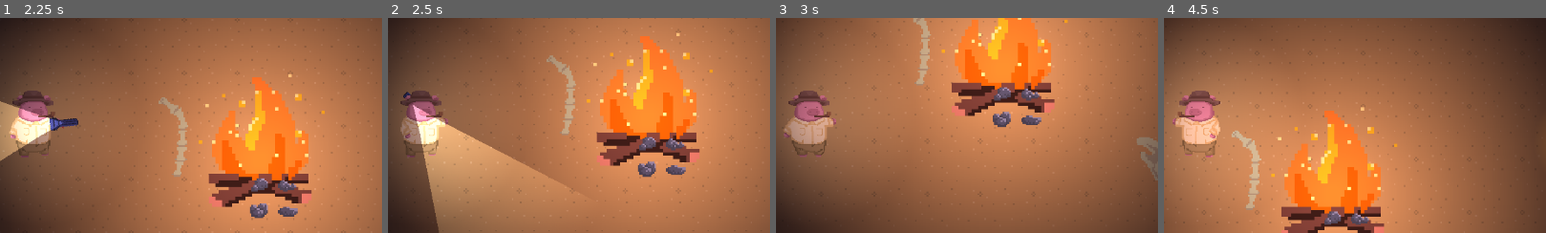
Above: before the commit, frames 1-4 (left to right).
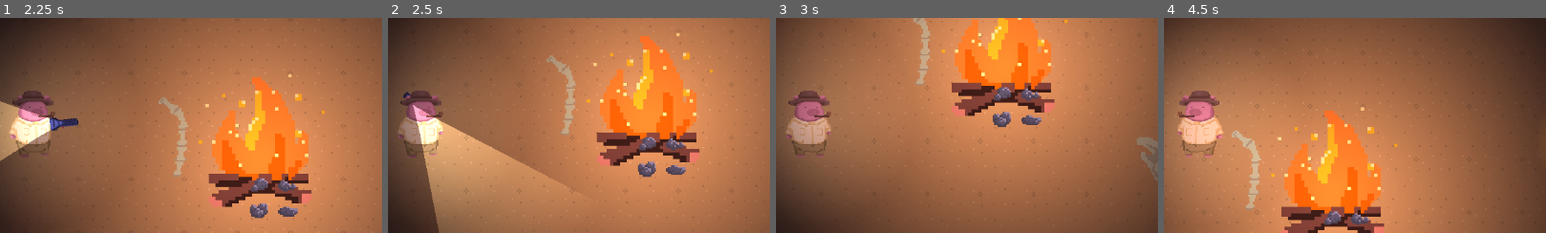
Above: after the commit, the same moments.

Repository: JasonLee4/MaizeRunnerGame
Game: Godot game, scene res://scenes/menus/main_menu.tscn
Same seed, same stepped clock (60 frames per second), same inputs: the game is played once before the commit and once after it. Sound files missing from this copy of the repository are replaced by a short silence.
Inputs (mouse positions are % of the whole screen's width and height, from its top left):
- Up to frame 1 (2.25 s): click (50, 52) at 0.5 s; tap Enter at 1.25 s; move the mouse to (72, 45) at 1.27 s; hold D (right) 1.28-2.03 s; hold Right mouse button (secondary_action) 1.28-2.03 s; tap Space (dash) at 2 s; move the mouse to (30, 55) at 2.02 s; hold S (down) from 2.03 s (still down); tap F (advance_dialogue) at 2.1 s
- Up to frame 2 (2.5 s): keep holding S (down); right-click (30, 55) at 2.3 s
- Up to frame 3 (3 s): tap F (advance_dialogue) at 2.75 s; move the mouse to (60, 28) at 2.77 s; release S (down) at 2.78 s; hold D (right) from 2.78 s (still down); hold Right mouse button (secondary_action) from 2.78 s (still down); tap Space (dash) at 2.85 s
- Up to frame 4 (4.5 s): tap F (advance_dialogue) at 3.5, 4.25 s; move the mouse to (45, 70) at 3.52 s; release D (right) at 3.53 s; release Right mouse button (secondary_action) at 3.53 s; hold W (up) 3.53-4.28 s; click (45, 70) at 3.6 s; right-click (45, 70) at 3.8 s; move the mouse to (80, 65) at 4.27 s; hold A (left) from 4.28 s (still down); hold Mouse wheel down (scroll_down) from 4.28 s (still down)
The pictures show only the part of the screen within x 46-96%, y 26-76%; the shares and areas given below are measured in that part.

Frame 1 is identical in both runs. In frame 2, 0.3% of the frame differs, in the area x 2-16%, y 46-65%; in frame 3, 0.2%; in frame 4, 0.4%, in the area x 2-16%, y 35-65%.

Commit message:
fix light occluder staying on for flashlight when not equipped

Diff:
--- a/scenes/characters/Pig.gd
+++ b/scenes/characters/Pig.gd
@@ -75,6 +75,7 @@
 			$Sprite2D.visible = true
 			$Roll.visible = false
 			if flashlight_equipped or torch_equipped:
+
 				$AnimationPlayer.play("pigwalk_equip")
 			else:
 				$AnimationPlayer.play("pigwalk")
@@ -252,11 +253,14 @@
 				update_trajectory(temp_speed)
 			hold_time += delta
 		elif Input.is_action_just_released("secondary_action"):
+
+			flashlight.equipped = false
+
 			traj_line.hide()
 			traj_line.clear_points()
 			Globals.inv.remove_item(current_tool.item, 1)
 			#var temp_apple = load("res://scenes/items/apple.tscn").instantiate()
-
+			flashlight_equipped = false
 			hold_time = 0.0
 
 			flashlight_instance.global_position = $Marker2D2.global_position
--- a/scenes/characters/pig.tscn
+++ b/scenes/characters/pig.tscn
@@ -99,93 +99,6 @@
 "values": [0]
 }
 
-[sub_resource type="Animation" id="Animation_87a35"]
-resource_name = "pigroll"
-length = 0.4
-tracks/0/type = "value"
-tracks/0/imported = false
-tracks/0/enabled = true
-tracks/0/path = NodePath("Roll:frame")
-tracks/0/interp = 1
-tracks/0/loop_wrap = true
-tracks/0/keys = {
-"times": PackedFloat32Array(0, 0.1, 0.2, 0.3, 0.4, 0.8),
-"transitions": PackedFloat32Array(1, 1, 1, 1, 1, 1),
-"update": 1,
-"values": [8, 8, 9, 8, 9, 0]
-}
-
-[sub_resource type="Animation" id="Animation_utpj3"]
-resource_name = "pigwalk"
-length = 0.8
-loop_mode = 1
-step = 0.2
-tracks/0/type = "value"
-tracks/0/imported = false
-tracks/0/enabled = true
-tracks/0/path = NodePath("Sprite2D:frame")
-tracks/0/interp = 1
-tracks/0/loop_wrap = true
-tracks/0/keys = {
-"times": PackedFloat32Array(0, 0.2, 0.4, 0.6, 0.8),
-"transitions": PackedFloat32Array(1, 1, 1, 1, 1),
-"update": 1,
-"values": [3, 4, 5, 6, 7]
-}
-
-[sub_resource type="Animation" id="Animation_yvqkv"]
-resource_name = "pigwalk_equip"
-loop_mode = 1
-step = 0.2
-tracks/0/type = "value"
-tracks/0/imported = false
-tracks/0/enabled = true
-tracks/0/path = NodePath("Sprite2D:frame")
-tracks/0/interp = 1
-tracks/0/loop_wrap = true
-tracks/0/keys = {
-"times": PackedFloat32Array(0, 0.2, 0.4, 0.6, 0.8, 1),
-"transitions": PackedFloat32Array(1, 1, 1, 1, 1, 1),
-"update": 1,
-"values": [9, 10, 11, 12, 13, 14]
-}
-tracks/1/type = "value"
-tracks/1/imported = false
-tracks/1/enabled = true
-tracks/1/path = NodePath("Torch:position")
-tracks/1/interp = 1
-tracks/1/loop_wrap = true
-tracks/1/keys = {
-"times": PackedFloat32Array(0),
-"transitions": PackedFloat32Array(1),
-"update": 0,
-"values": [Vector2(16, -6)]
-}
-tracks/2/type = "value"
-tracks/2/imported = false
-tracks/2/enabled = true
-tracks/2/path = NodePath("Torch:rotation")
-tracks/2/interp = 1
-tracks/2/loop_wrap = true
-tracks/2/keys = {
-"times": PackedFloat32Array(0),
-"transitions": PackedFloat32Array(1),
-"update": 0,
-"values": [0.00868974]
-}
-tracks/3/type = "value"
-tracks/3/imported = false
-tracks/3/enabled = true
-tracks/3/path = NodePath("Flashlight:position")
-tracks/3/interp = 1
-tracks/3/loop_wrap = true
-tracks/3/keys = {
-"times": PackedFloat32Array(0),
-"transitions": PackedFloat32Array(1),
-"update": 0,
-"values": [Vector2(16, 1)]
-}
-
 [sub_resource type="Animation" id="Animation_ykrt1"]
 resource_name = "pigidle"
 length = 1.5
@@ -250,6 +163,93 @@
 "transitions": PackedFloat32Array(1),
 "update": 0,
 "values": [Vector2(-13, 10)]
+}
+
+[sub_resource type="Animation" id="Animation_87a35"]
+resource_name = "pigroll"
+length = 0.4
+tracks/0/type = "value"
+tracks/0/imported = false
+tracks/0/enabled = true
+tracks/0/path = NodePath("Roll:frame")
+tracks/0/interp = 1
+tracks/0/loop_wrap = true
+tracks/0/keys = {
+"times": PackedFloat32Array(0, 0.1, 0.2, 0.3, 0.4, 0.8),
+"transitions": PackedFloat32Array(1, 1, 1, 1, 1, 1),
+"update": 1,
+"values": [8, 8, 9, 8, 9, 0]
+}
+
+[sub_resource type="Animation" id="Animation_utpj3"]
+resource_name = "pigwalk"
+length = 0.8
+loop_mode = 1
+step = 0.2
+tracks/0/type = "value"
+tracks/0/imported = false
+tracks/0/enabled = true
+tracks/0/path = NodePath("Sprite2D:frame")
+tracks/0/interp = 1
+tracks/0/loop_wrap = true
+tracks/0/keys = {
+"times": PackedFloat32Array(0, 0.2, 0.4, 0.6, 0.8),
+"transitions": PackedFloat32Array(1, 1, 1, 1, 1),
+"update": 1,
+"values": [3, 4, 5, 6, 7]
+}
+
+[sub_resource type="Animation" id="Animation_yvqkv"]
+resource_name = "pigwalk_equip"
+loop_mode = 1
+step = 0.2
+tracks/0/type = "value"
+tracks/0/imported = false
+tracks/0/enabled = true
+tracks/0/path = NodePath("Sprite2D:frame")
+tracks/0/interp = 1
+tracks/0/loop_wrap = true
+tracks/0/keys = {
+"times": PackedFloat32Array(0, 0.2, 0.4, 0.6, 0.8, 1),
+"transitions": PackedFloat32Array(1, 1, 1, 1, 1, 1),
+"update": 1,
+"values": [9, 10, 11, 12, 13, 14]
+}
+tracks/1/type = "value"
+tracks/1/imported = false
+tracks/1/enabled = true
+tracks/1/path = NodePath("Torch:position")
+tracks/1/interp = 1
+tracks/1/loop_wrap = true
+tracks/1/keys = {
+"times": PackedFloat32Array(0),
+"transitions": PackedFloat32Array(1),
+"update": 0,
+"values": [Vector2(16, -6)]
+}
+tracks/2/type = "value"
+tracks/2/imported = false
+tracks/2/enabled = true
+tracks/2/path = NodePath("Torch:rotation")
+tracks/2/interp = 1
+tracks/2/loop_wrap = true
+tracks/2/keys = {
+"times": PackedFloat32Array(0),
+"transitions": PackedFloat32Array(1),
+"update": 0,
+"values": [0.00868974]
+}
+tracks/3/type = "value"
+tracks/3/imported = false
+tracks/3/enabled = true
+tracks/3/path = NodePath("Flashlight:position")
+tracks/3/interp = 1
+tracks/3/loop_wrap = true
+tracks/3/keys = {
+"times": PackedFloat32Array(0),
+"transitions": PackedFloat32Array(1),
+"update": 0,
+"values": [Vector2(16, 1)]
 }
 
 [sub_resource type="Animation" id="Animation_thuxf"]
--- a/scenes/lights/flashlight.gd
+++ b/scenes/lights/flashlight.gd
@@ -16,7 +16,12 @@
 	#$".".visible = light_on
 	$FlashlightLight.visible = light_on
 	$FlashlightLightShadows.visible = light_on
+	$LightOccluder2D.visible = light_on
 	$Sprite2D.visible = equipped
+	if not $Sprite2D.visible:
+		$FlashlightLight.visible = false
+		$FlashlightLightShadows.visible = false
+		$LightOccluder2D.visible = false
 	#$FlashlightLightShadows.visible = light_on
 	$FlashlightArea/CollisionPolygon2D.disabled = !light_on
 
